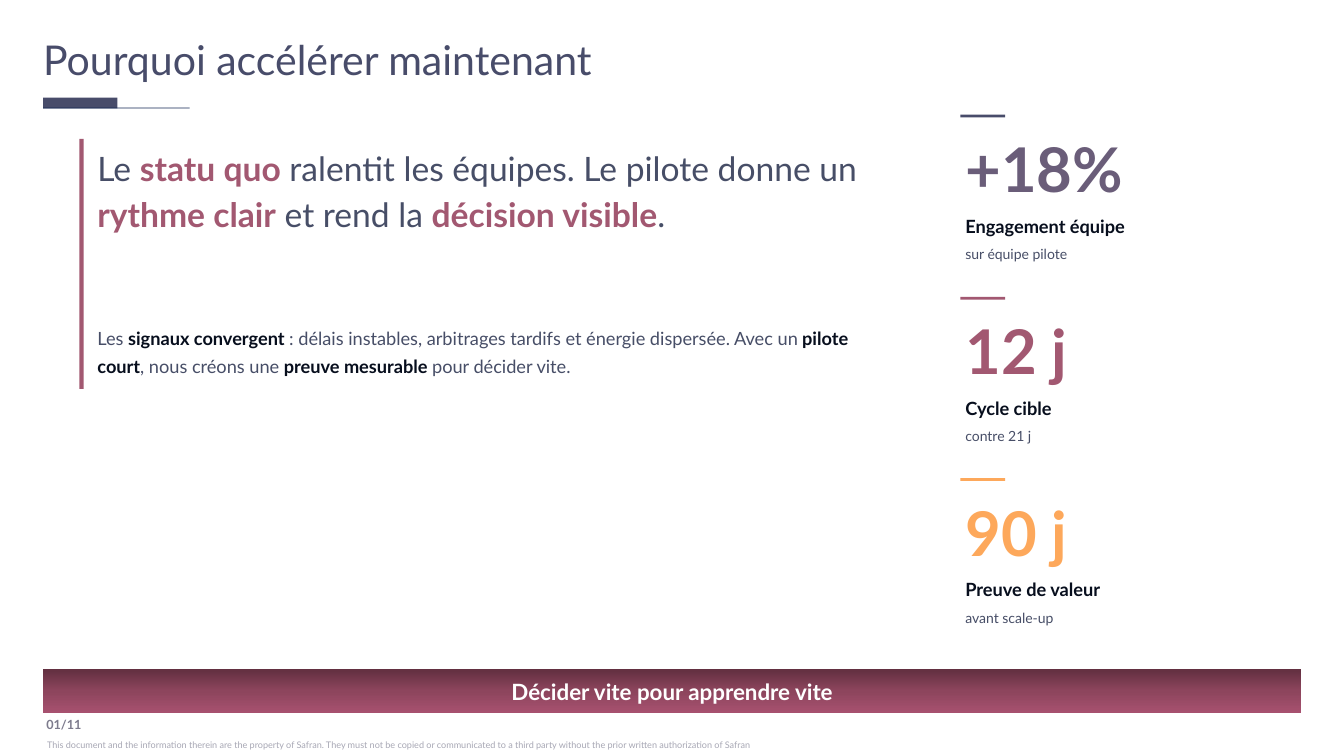
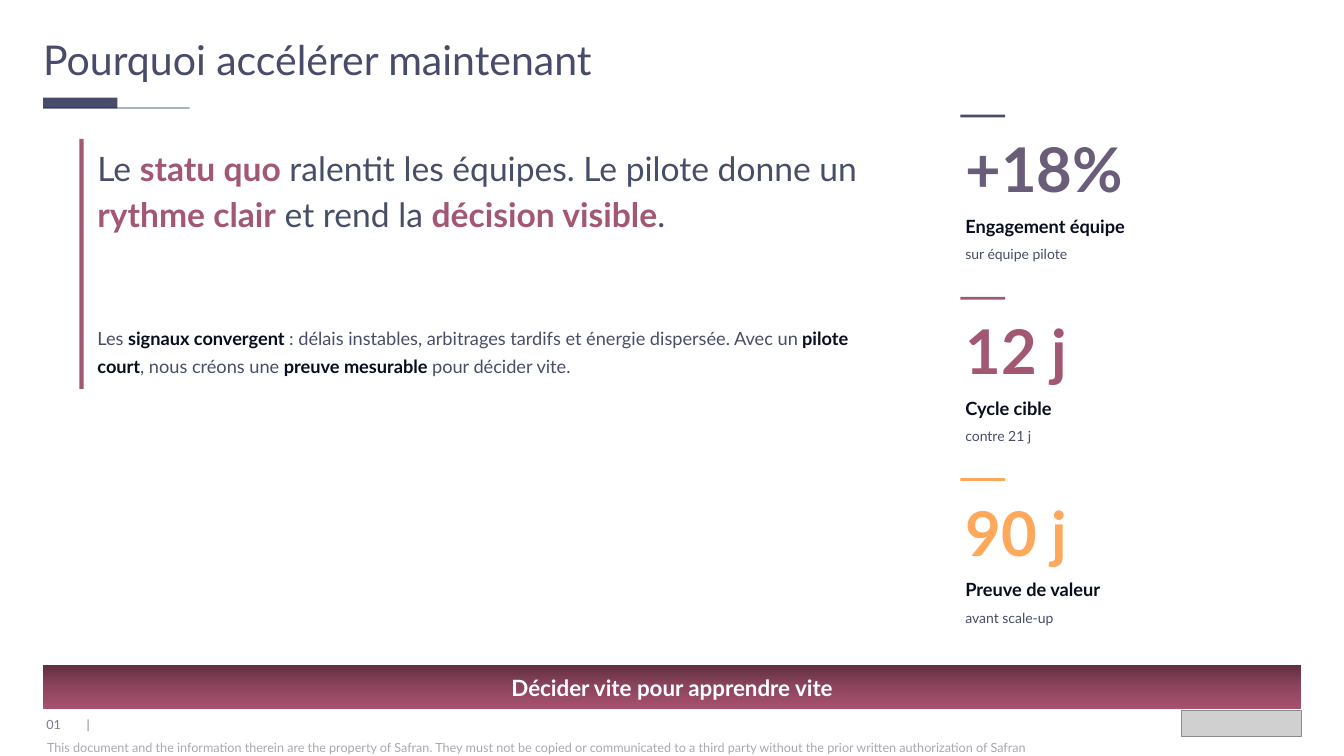
Before and after one commit to jpapasidero/Skill_Jessica_template_Claude, a slide deck: slide 1 of test_corretion_elements_graphiques.pptx. Drawn at 1344x756 pixels with LibreOffice and Linux fonts; fonts in the diff are those of the drawing; grey boxes stand for pictures. Boxes give left, top, right and bottom in pixels: in the first picture for what was removed or moved away, otherwise in the second. Text is boxed around its words. In the diff, an @@ line names an element or a change of style, - is before the commit and + after.

```diff
--- a/test_corretion_elements_graphiques.pptx
+++ b/test_corretion_elements_graphiques.pptx
@@ text "Décider vite pour apprendre vite": place and size @@
-text "Décider vite pour apprendre vite" at (511,683,833,704)
+text "Décider vite pour apprendre vite" at (511,679,833,700)
@@ rectangle: place and size @@
-rectangle at (43,669,1302,713)
+rectangle at (43,665,1302,709)
@@ picture added at (1182,711,1302,736) @@
@@ text "This document and the information ..." at (47,743,1026,754): size 6.5 to 9 pt @@
@@ text at (46,720,61,729): text changed; bold off @@
-01/11
+01 |
```
Also in this commit, not shown: 10 other slides changed, 4 other files.
